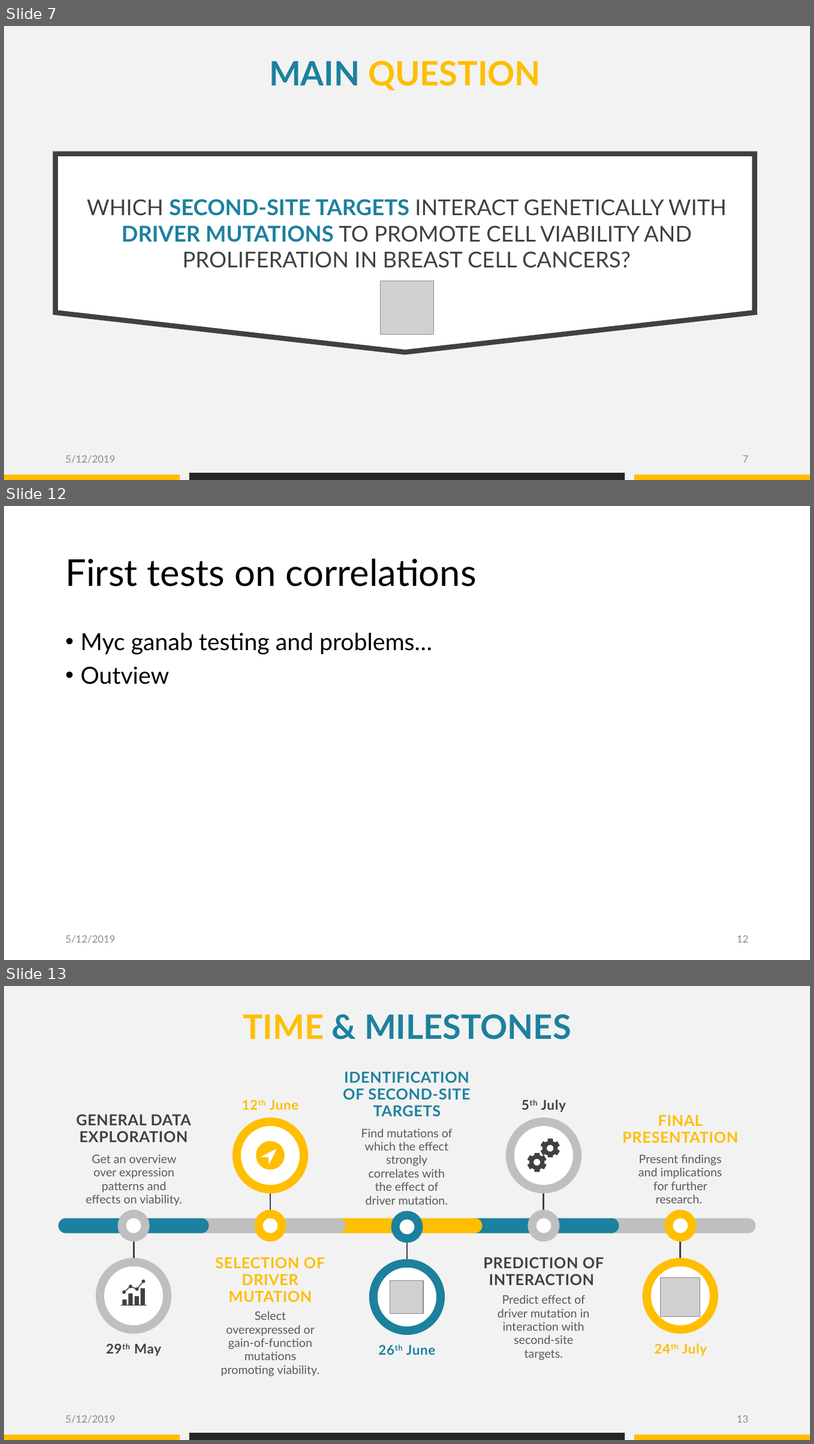
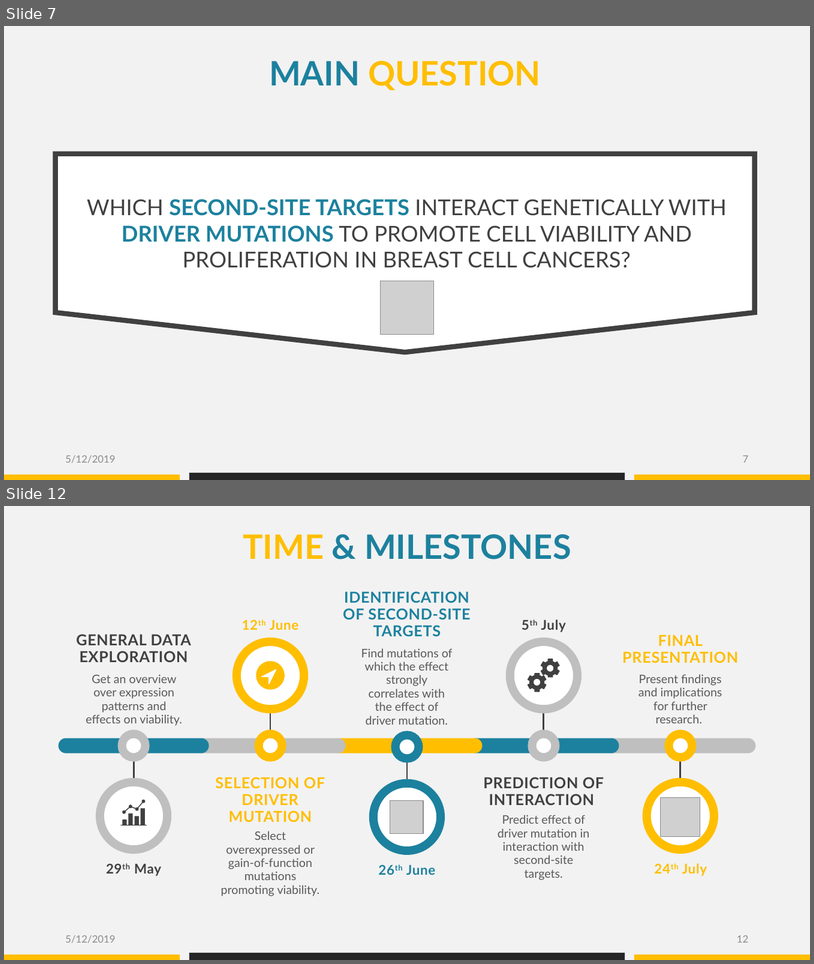
Before and after one commit to datascience-mobi/group-04-project-1-4, a slide deck: Project proposal_presentation_V1.pptx. Shown one above the other, each under a label of ours: slides 7, 12 and 13 before the commit, slides 7 and 12 after it; the slides between them are not shown. The pictures are 814x1444 and 814x964 pixels, drawn with LibreOffice and Linux fonts; fonts in the diff are those of the drawing; grey boxes stand for pictures. Boxes give left, top, right and bottom in pixels: in the first picture for what was removed or moved away, otherwise in the second. Text is boxed around its words. In the diff, an @@ line names an element or a change of style, - is before the commit and + after.

```diff
--- a/Project proposal_presentation_V1.pptx
+++ b/Project proposal_presentation_V1.pptx
@@ slide 12 removed at bbox=[4, 506, 810, 960], background #FFFFFF @@
@@ title removed at bbox=[65, 558, 477, 586] @@
-First tests on correlations
@@ text removed at bbox=[81, 633, 432, 684] @@
-• Myc ganab testing and problems…
-• Outview
@@ text removed at bbox=[65, 935, 115, 943] @@
-5/12/2019
@@ page number removed at bbox=[737, 935, 749, 942] @@
-12
@@ what was slide 13 is now slide 12 @@
@@ page number at bbox=[737, 935, 749, 942]: text changed @@
-13
+12
```
Also in this commit, not shown: 6 slides changed, 3 slides added, 2 other slides removed.
